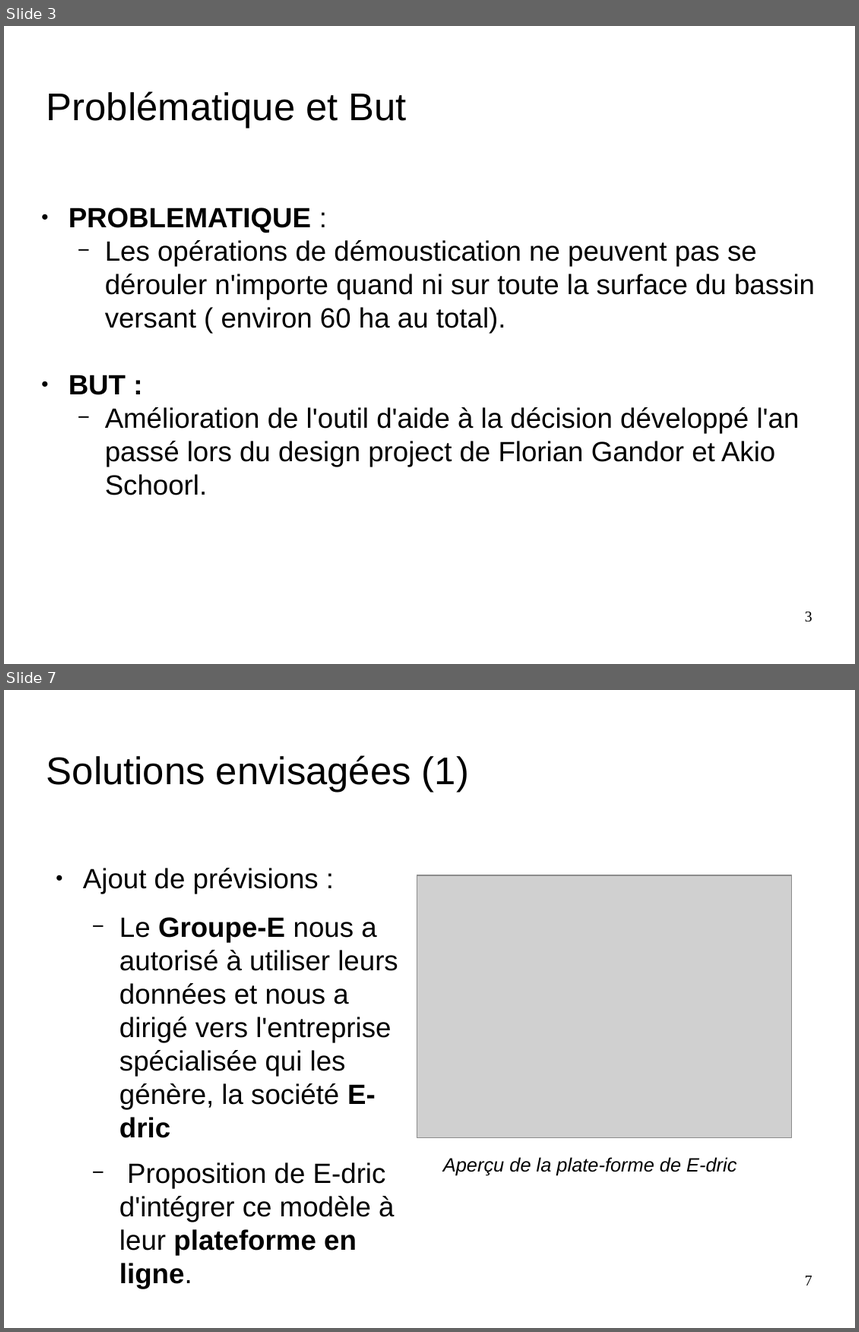
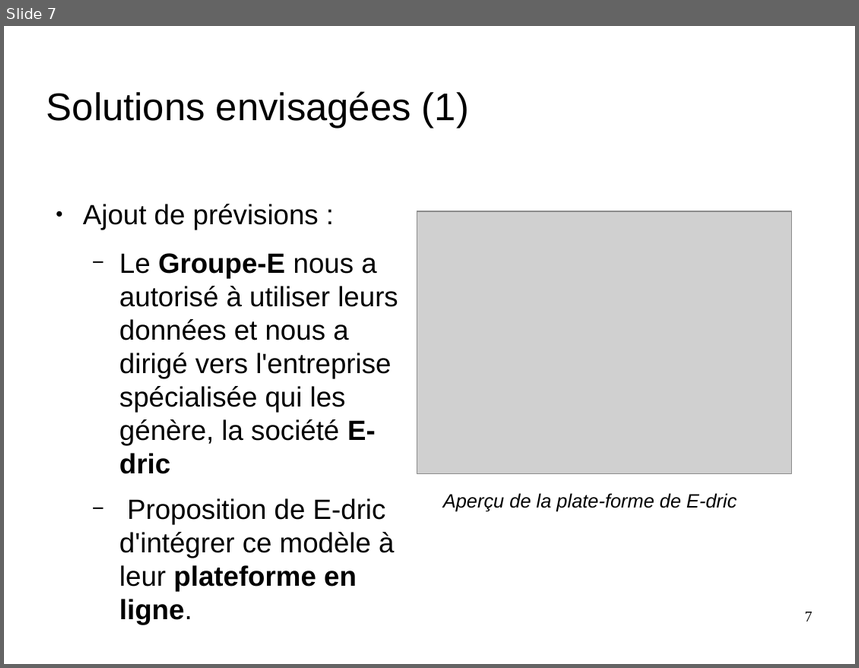
Before and after one commit to nesta7/designProject, a slide deck: Poster_Presentation/presentation_final_demoustication.odp. Shown one above the other, each under a label of ours: slides 3 and 7 before the commit, slide 7 after it; the slides between them are not shown. The pictures are 859x1332 and 859x668 pixels, drawn with LibreOffice and Linux fonts; fonts in the diff are those of the drawing; grey boxes stand for pictures; background and template pictures are left out. Boxes give left, top, right and bottom in pixels: in the first picture for what was removed or moved away, otherwise in the second. Text is boxed around its words. In the diff, an @@ line names an element or a change of style, - is before the commit and + after.

```diff
--- a/Poster_Presentation/presentation_final_demoustication.odp
+++ b/Poster_Presentation/presentation_final_demoustication.odp
@@ slide 3 removed at bbox=[4, 26, 855, 664], background picture (left out) @@
@@ title removed at bbox=[47, 91, 407, 128] @@
-Problématique et But
@@ text removed at bbox=[69, 208, 815, 496] @@
-● PROBLEMATIQUE :
-  − Les opérations de démoustication ne peuvent pas se dérouler n'importe quand ni sur toute la surface du bassin versant ( environ 60 ha au total).
-● BUT :
-  − Amélioration de l'outil d'aide à la décision développé l'an passé lors du design project de Florian Gandor et Akio Schoorl.
@@ page number removed at bbox=[805, 612, 813, 623] @@
-3
```
Also in this commit, not shown: 5 slides changed, 2 slides added.
